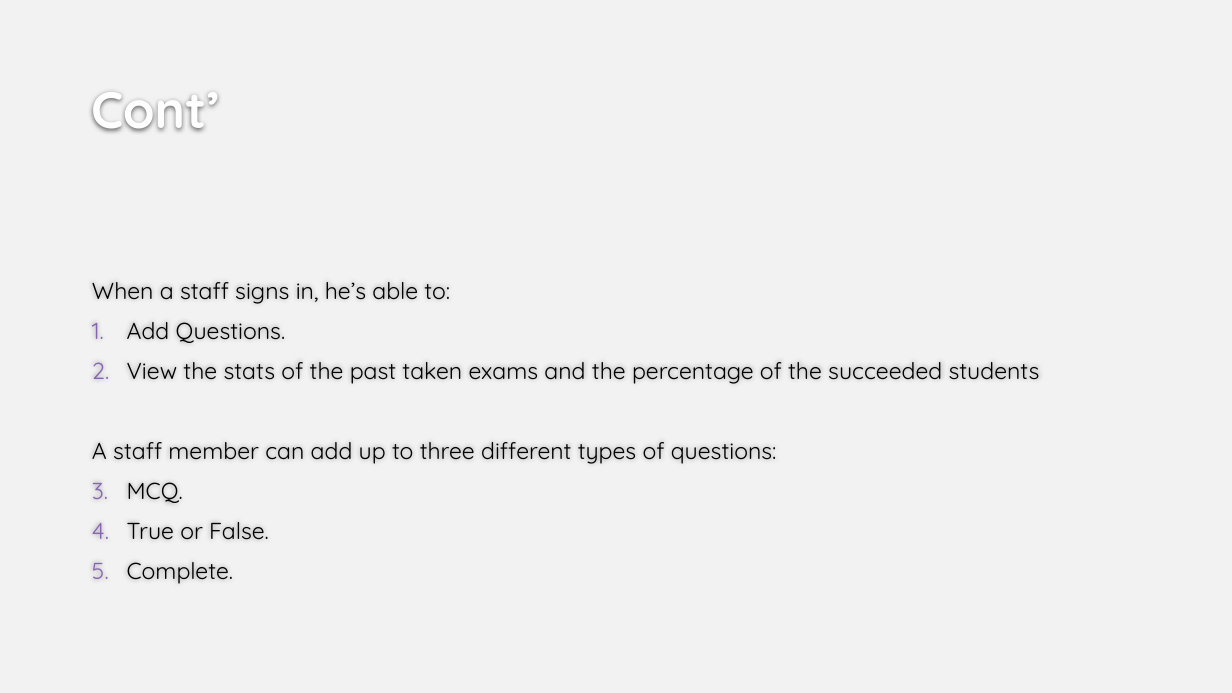
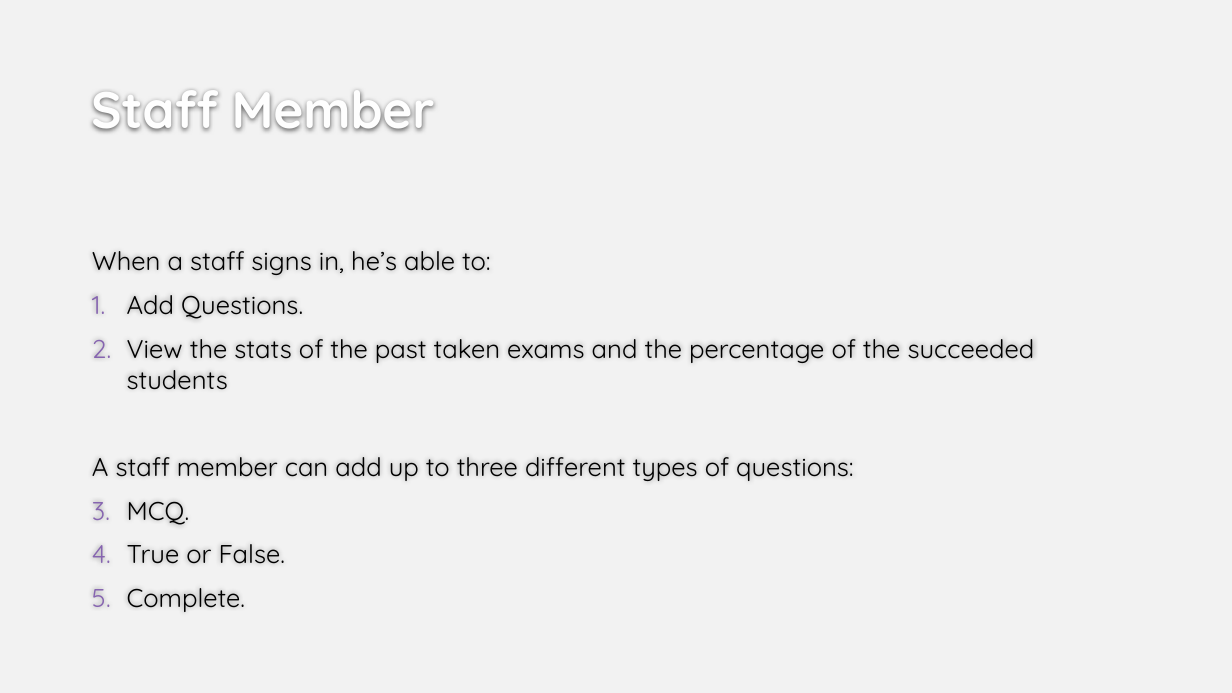
Before and after one commit to Gazouly/Examination.System, a slide deck: slide 5 of Examination System.pptx (slide 6 before the commit). Drawn at 1232x693 pixels with LibreOffice and Linux fonts; fonts in the diff are those of the drawing; background and template pictures are left out. Boxes give left, top, right and bottom in pixels: in the first picture for what was removed or moved away, otherwise in the second. Text is boxed around its words. In the diff, an @@ line names an element or a change of style, - is before the commit and + after.

```diff
--- a/Examination System.pptx
+++ b/Examination System.pptx
@@ title at <box>91,92,435,132</box>: text changed @@
-Cont’
+Staff Member
@@ text "When a staff signs in, ..." at <box>92,251,1035,612</box>: size 18 to 20 pt @@
```
Also in this commit, not shown: 5 other slides changed, 6 slides added, 1 slide removed.
